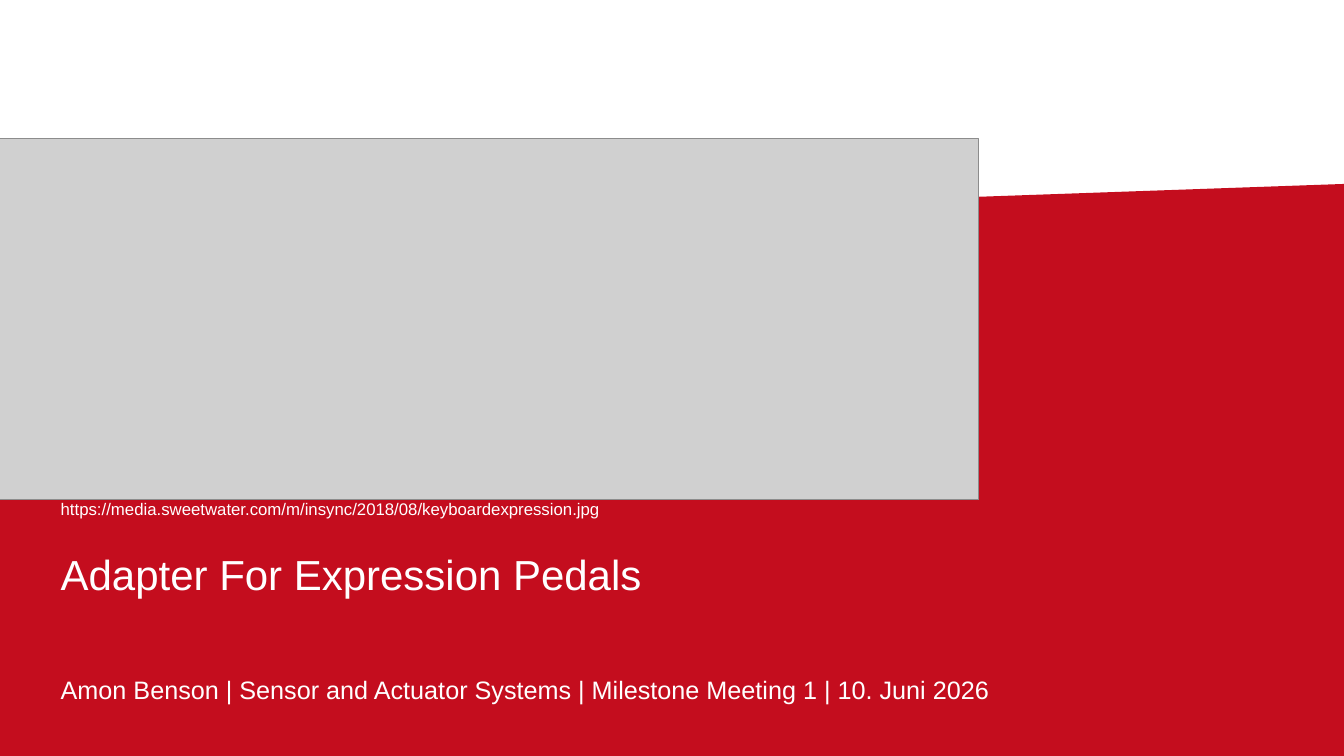
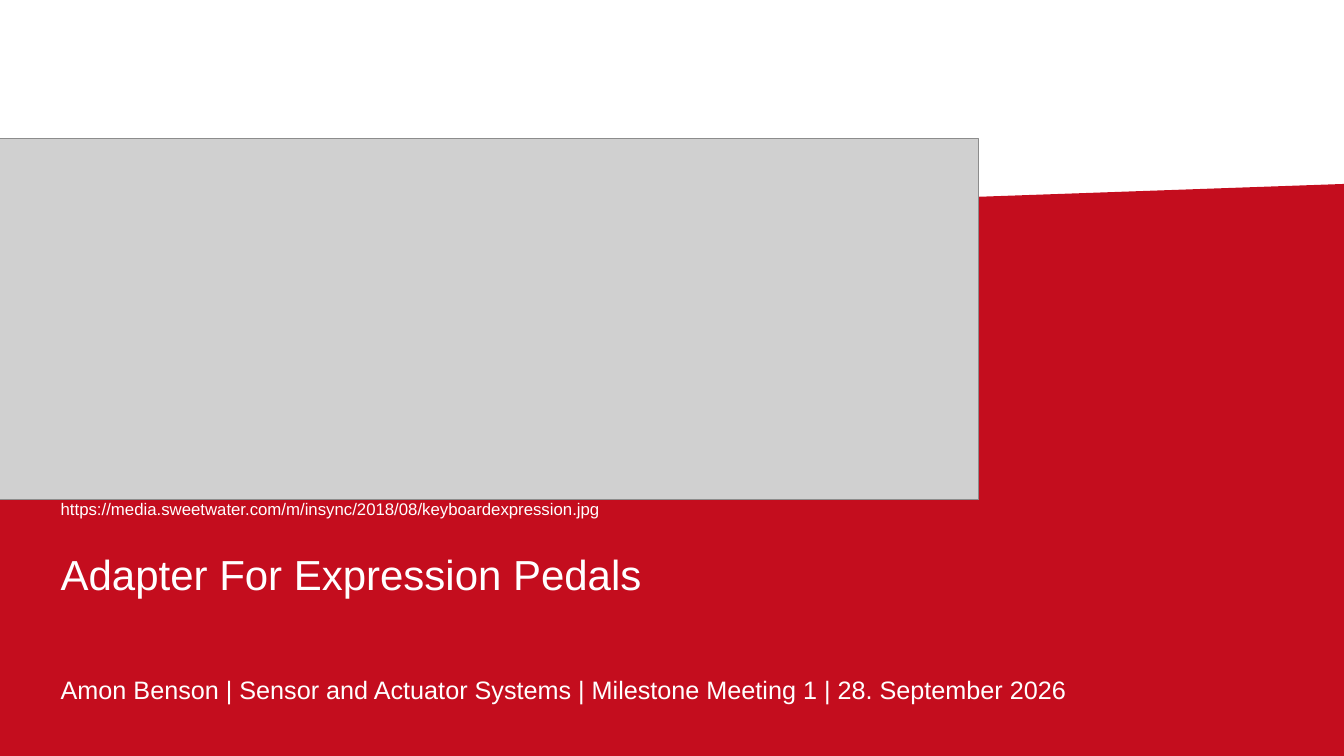
Before and after one commit to amonbenson/expad, a slide deck: slide 1 of presentations/Expression Controller Milestone 1.pptx. Drawn at 1344x756 pixels with LibreOffice and Linux fonts; fonts in the diff are those of the drawing; grey boxes stand for pictures; background and template pictures are left out. Boxes give left, top, right and bottom in pixels: in the first picture for what was removed or moved away, otherwise in the second. Text is boxed around its words. In the diff, an @@ line names an element or a change of style, - is before the commit and + after.

```diff
--- a/presentations/Expression Controller Milestone 1.pptx
+++ b/presentations/Expression Controller Milestone 1.pptx
@@ text at (61,680,1066,705): text changed @@
-Amon Benson | Sensor and Actuator Systems | Milestone Meeting 1 | 10. Juni 2026
+Amon Benson | Sensor and Actuator Systems | Milestone Meeting 1 | 28. September 2026
```
Also in this commit, not shown: 13 other slides changed, 23 other files.
